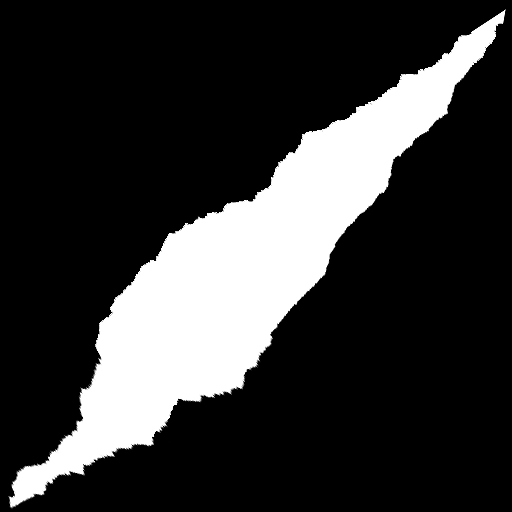
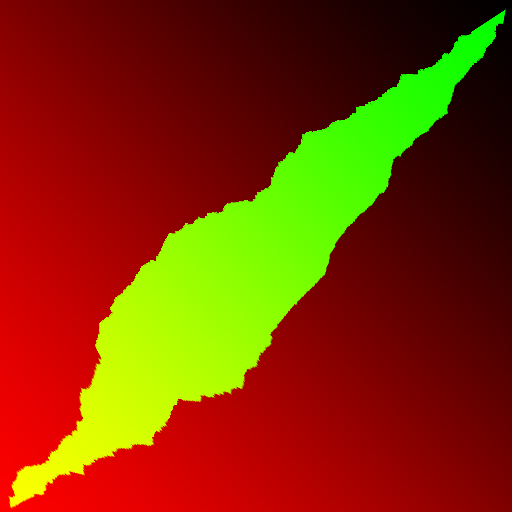
Two versions of the same layered image (512px x 512px). Layer-by-layer changes:
added layer "Layer 4" above "Layer 2" over [0, 0, 512, 512]
